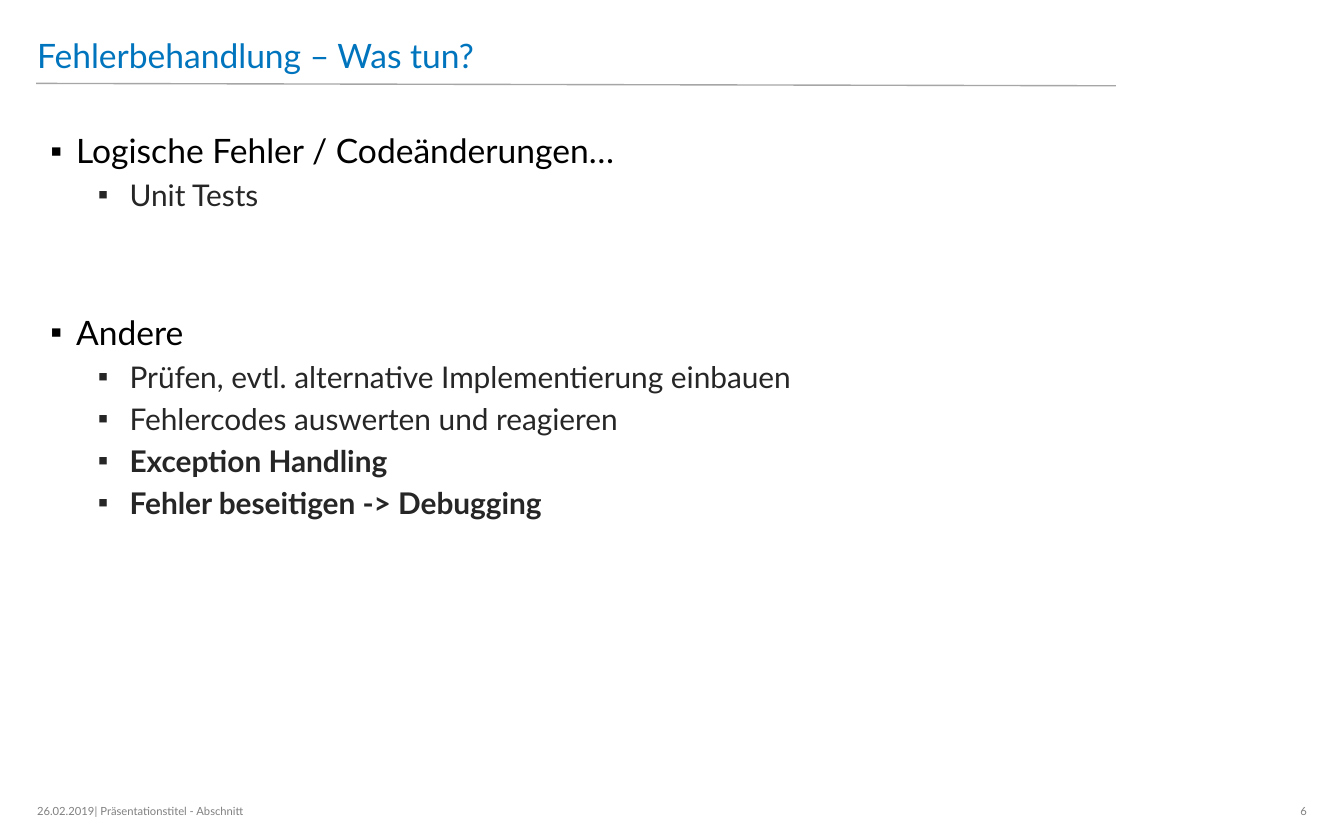
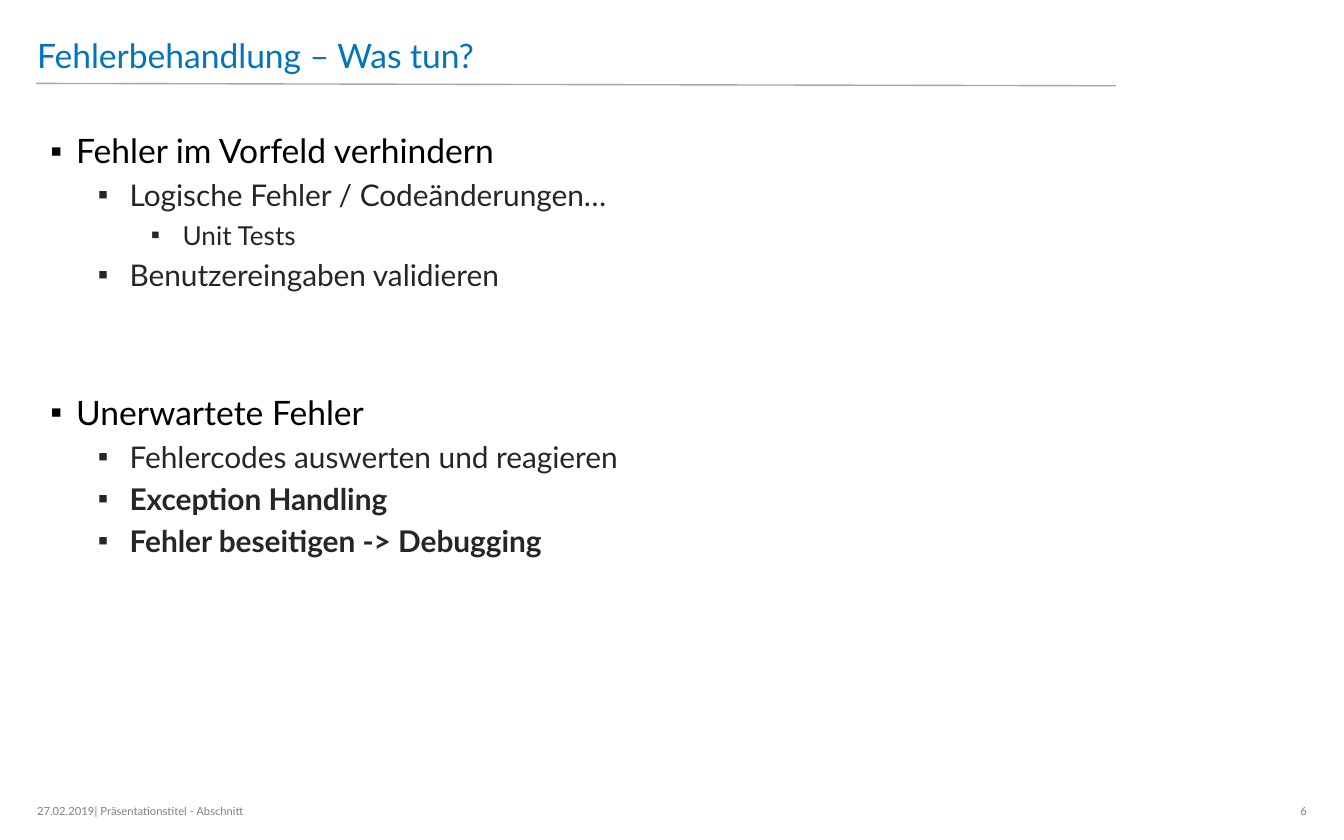
Before and after one commit to dacasi/Ausbildung, a slide deck: slide 6 of Fehlerbehandung und Debugging.pptx. Drawn at 1344x840 pixels with LibreOffice and Linux fonts; fonts in the diff are those of the drawing; background and template pictures are left out. Boxes give left, top, right and bottom in pixels: in the first picture for what was removed or moved away, otherwise in the second. Text is boxed around its words. In the diff, an @@ line names an element or a change of style, - is before the commit and + after.

Commit message:
updated powerpoint

```diff
--- a/Fehlerbehandung und Debugging.pptx
+++ b/Fehlerbehandung und Debugging.pptx
@@ text at <box>76,138,494,164</box>: paragraph added @@
+▪ Fehler im Vorfeld verhindern
@@ text at <box>130,184,607,245</box>: size 18 to 16 pt, text colour #000000 to #262626 in "Logische Fehler / Codeänderungen…"; size 16 to 14 pt in "Unit Tests"; list level 1 to 2 in "Logische Fehler / Codeänderungen…"; list level 2 to 3 in "Unit Tests" @@
@@ text at <box>76,264,499,426</box>: text changed @@
-▪ Andere
-  ▪ Prüfen, evtl. alternative Implementierung einbauen
+  ▪ Benutzereingaben validieren
+▪ Unerwartete Fehler
@@ text at <box>37,807,94,815</box>: text changed @@
-26.02.2019
+27.02.2019
```
Also in this commit, not shown: 32 other slides changed, 1 other file.
